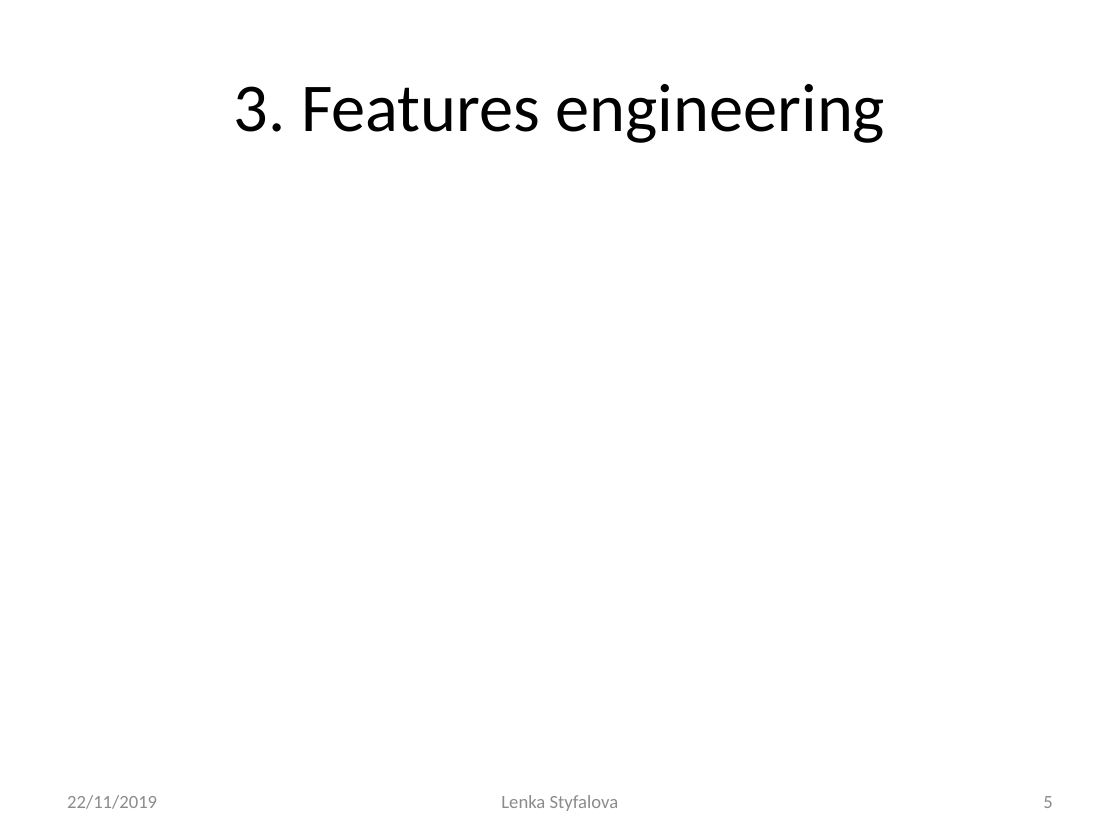
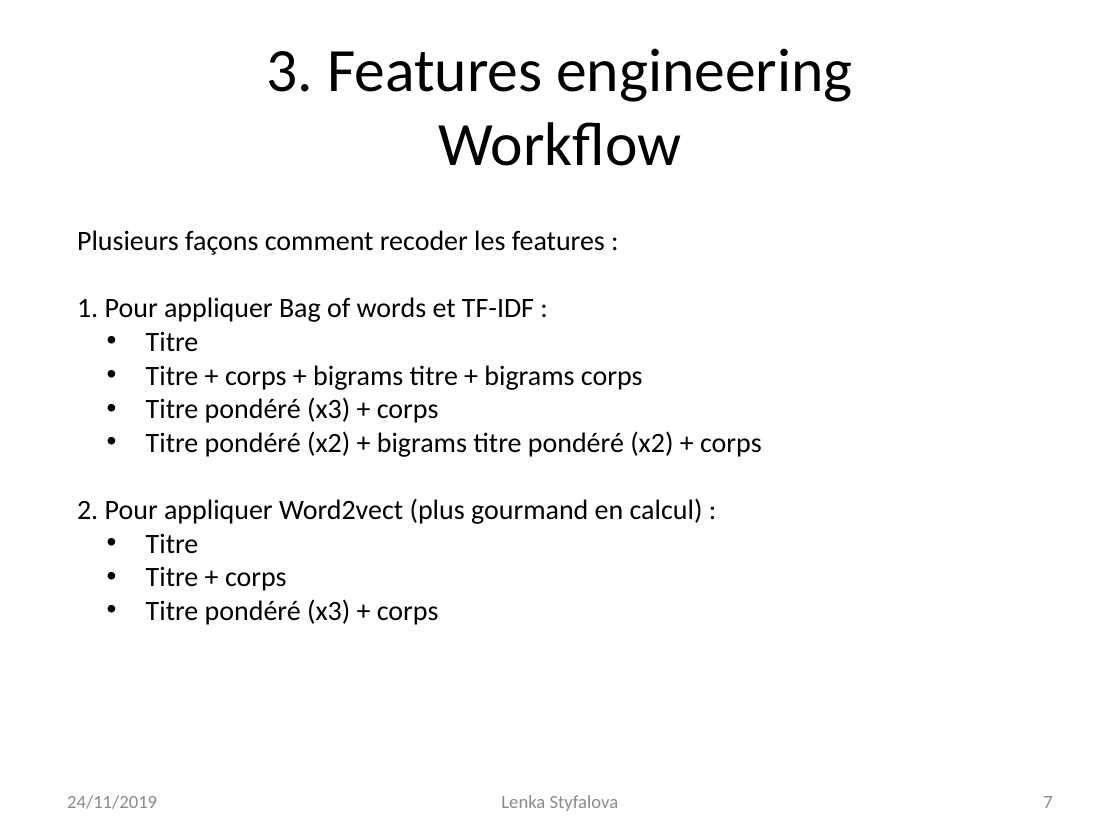
Before and after one commit to Lenka-St/Projet5, a slide deck: slide 7 of Projet 5 - Catégorisez automatiquement des questions.pptx (slide 5 before the commit). Drawn at 1120x840 pixels with LibreOffice and Linux fonts; fonts in the diff are those of the drawing. Boxes give left, top, right and bottom in pixels: in the first picture for what was removed or moved away, otherwise in the second. Text is boxed around its words. In the diff, an @@ line names an element or a change of style, - is before the commit and + after.

```diff
--- a/Projet 5 - Catégorisez automatiquement des questions.pptx
+++ b/Projet 5 - Catégorisez automatiquement des questions.pptx
@@ title at (267,48,852,166): text changed; size 44 to 39.6 pt @@
-3. Features engineering
+3. Features engineering
+Workflow
@@ text added at (77,230,762,625), 18 pt, text #000000 @@
+Plusieurs façons comment recoder les features :
+1. Pour appliquer Bag of words et TF-IDF :
+  • Titre
+  • Titre + corps + bigrams titre + bigrams corps
+  • Titre pondéré (x3) + corps
+  • Titre pondéré (x2) + bigrams titre pondéré (x2) + corps
+2. Pour appliquer Word2vect (plus gourmand en calcul) :
+  • Titre
+  • Titre + corps
+  • Titre pondéré (x3) + corps
@@ text at (67,795,157,809): text changed @@
-22/11/2019
+24/11/2019
@@ page number at (1043,796,1052,808): text changed @@
-5
+7
```
Also in this commit, not shown: 11 other slides changed, 5 slides added, 3 other files.
